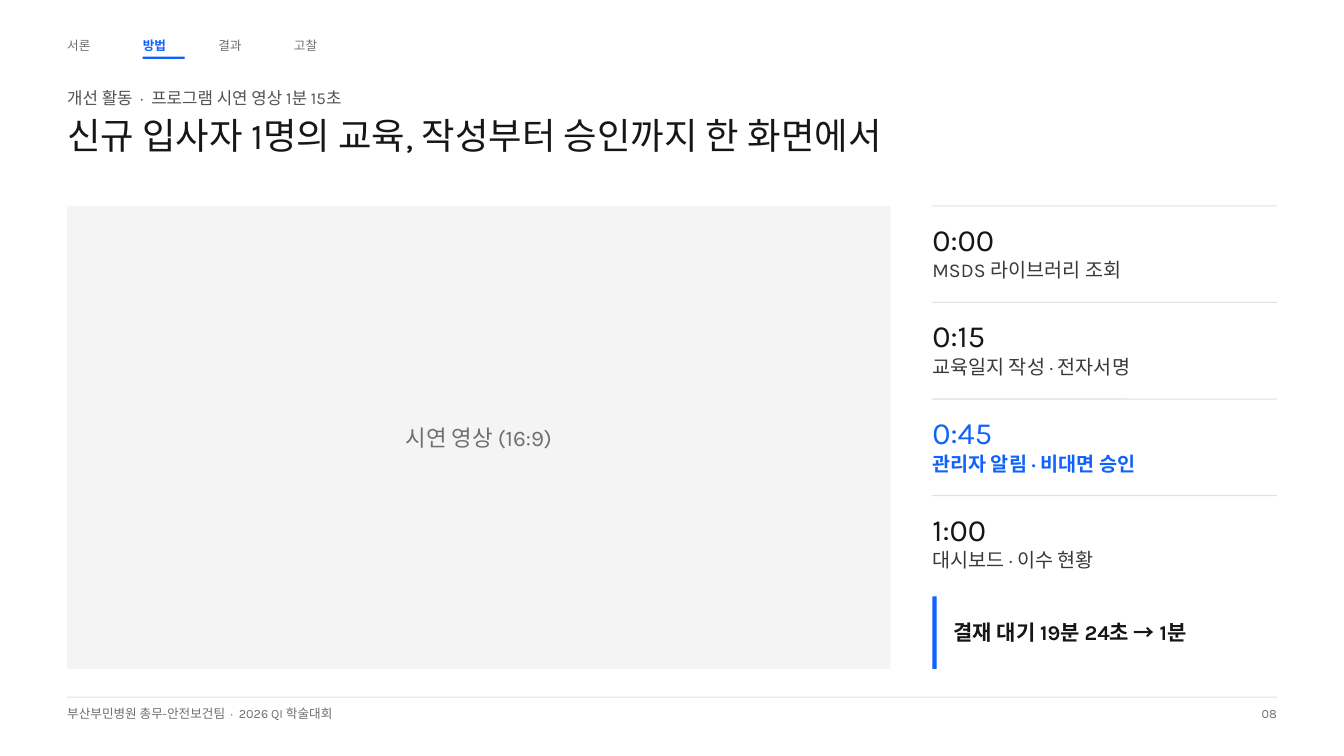
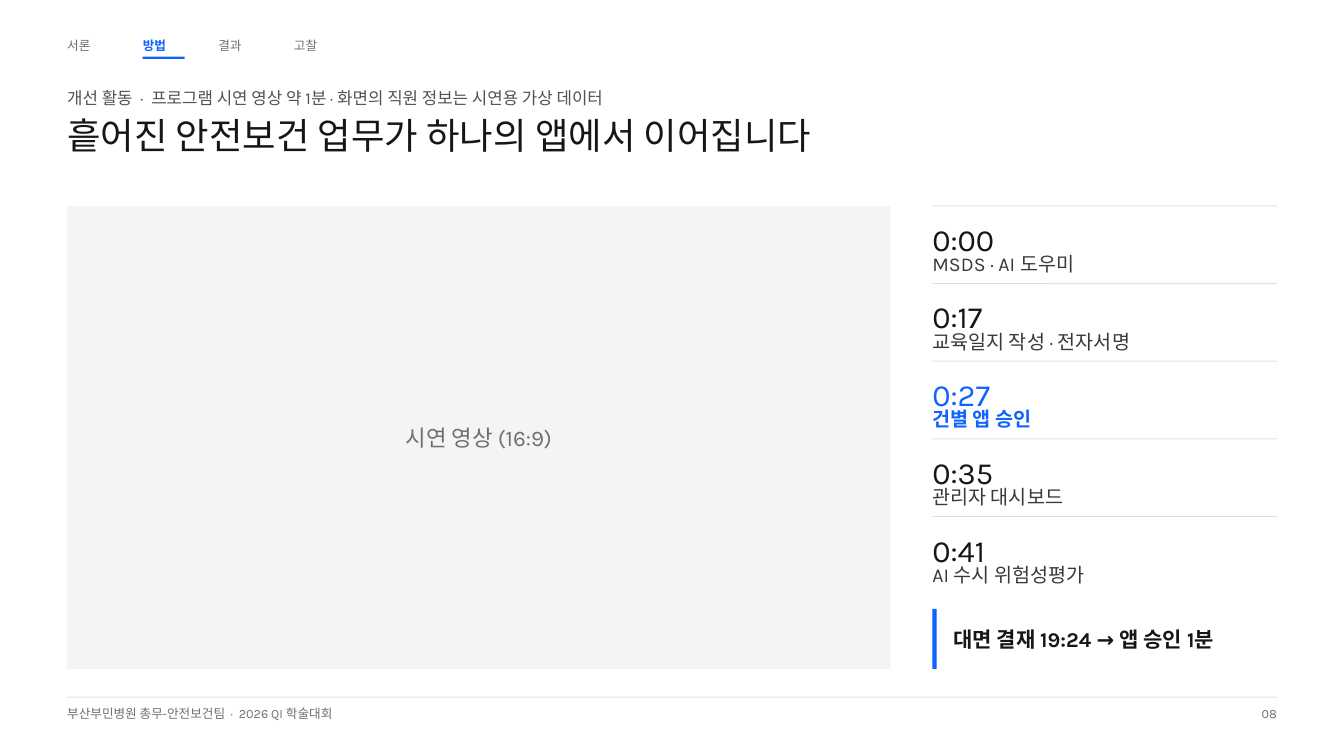
Before and after one commit to buminhealth/health, a slide deck: slide 8 of docs/QI_학술대회_발표_B.pptx. Drawn at 1344x756 pixels with LibreOffice and Linux fonts; fonts in the diff are those of the drawing. Boxes give left, top, right and bottom in pixels: in the first picture for what was removed or moved away, otherwise in the second. Text is boxed around its words. In the diff, an @@ line names an element or a change of style, - is before the commit and + after.

```diff
--- a/docs/QI_학술대회_발표_B.pptx
+++ b/docs/QI_학술대회_발표_B.pptx
@@ text at (x1=67, y1=90, x2=603, y2=106): text changed @@
-개선 활동 · 프로그램 시연 영상 1분 15초
+개선 활동 · 프로그램 시연 영상 약 1분 · 화면의 직원 정보는 시연용 가상 데이터
@@ text at (x1=67, y1=118, x2=811, y2=152): text changed @@
-신규 입사자 1명의 교육, 작성부터 승인까지 한 화면에서
+흩어진 안전보건 업무가 하나의 앱에서 이어집니다
@@ text at (x1=932, y1=254, x2=1074, y2=273): text changed @@
-MSDS 라이브러리 조회
+MSDS · AI 도우미
@@ line moved from (933, 302) - (1277, 302) to (933, 283) - (1277, 283) @@
@@ text at (x1=932, y1=308, x2=982, y2=336): text changed @@
-0:15
+0:17
@@ text "교육일지 작성 · 전자서명" moved from (x1=932, y1=357, x2=1130, y2=376) to (x1=932, y1=332, x2=1130, y2=351) @@
@@ text at (x1=932, y1=386, x2=990, y2=414): text changed @@
-0:45
+0:27
@@ line moved from (933, 399) - (1277, 399) to (933, 361) - (1277, 361) @@
@@ text at (x1=932, y1=406, x2=1031, y2=428): text changed @@
-관리자 알림 · 비대면 승인
+건별 앱 승인
@@ line moved from (933, 496) - (1277, 496) to (933, 439) - (1277, 439) @@
@@ text at (x1=932, y1=464, x2=993, y2=492): text changed @@
-1:00
+0:35
@@ text at (x1=932, y1=484, x2=1063, y2=506): text changed @@
-대시보드 · 이수 현황
+관리자 대시보드
@@ line added from (933, 516) to (1277, 516), #E0E0E0 0.75 pt @@
@@ text added at (x1=932, y1=542, x2=985, y2=569), 22 pt, text #161616 @@
+0:41
@@ text added at (x1=932, y1=565, x2=1084, y2=584), 14 pt, text #393939 @@
+AI 수시 위험성평가
@@ rectangle resized from (x1=933, y1=597, x2=937, y2=669) to (x1=933, y1=609, x2=937, y2=668) @@
@@ text at (x1=953, y1=626, x2=1214, y2=652): text changed @@
-결재 대기 19분 24초 → 1분
+대면 결재 19:24 → 앱 승인 1분
```
Also in this commit, not shown: 12 other slides changed, 5 other files.
